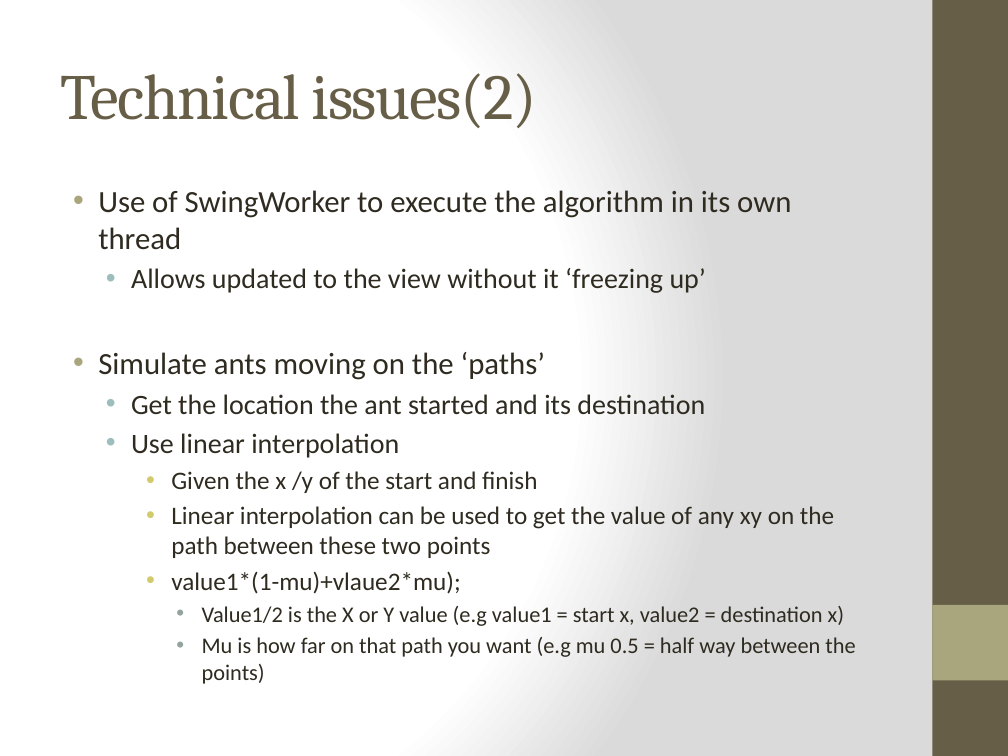
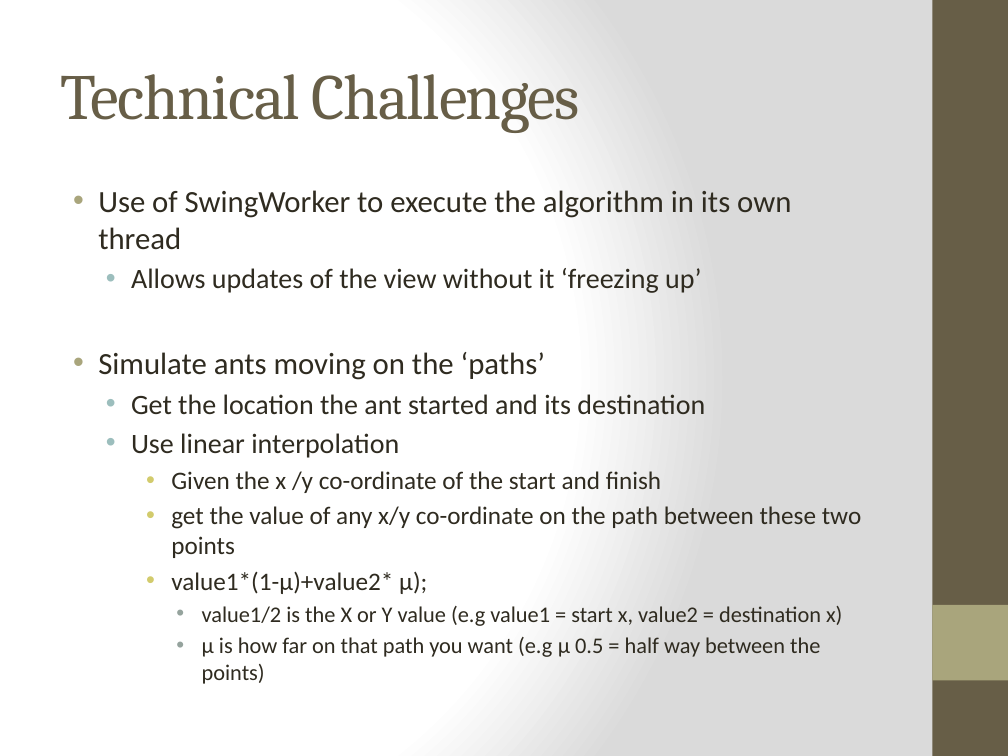
Before and after one commit to cedw93/ACO-DISS-TSP, a slide deck: slide 7 of mid term demo/ACO-mid-term-presentation.pptx. Drawn at 1008x756 pixels with LibreOffice and Linux fonts; fonts in the diff are those of the drawing. Boxes give left, top, right and bottom in pixels: in the first picture for what was removed or moved away, otherwise in the second. Text is boxed around its words. In the diff, an @@ line names an element or a change of style, - is before the commit and + after.

```diff
--- a/mid term demo/ACO-mid-term-presentation.pptx
+++ b/mid term demo/ACO-mid-term-presentation.pptx
@@ title at (60, 74, 580, 133): text changed @@
-Technical issues(2)
+Technical Challenges
@@ text at (131, 268, 701, 293): text changed @@
-  • Allows updated to the view without it ‘freezing up’
+  • Allows updates of the view without it ‘freezing up’
@@ text at (171, 471, 861, 684): text changed @@
-    • Given the x /y of the start and finish
-    • Linear interpolation can be used to get the value of any xy on the path between these two points
-    • value1*(1-mu)+vlaue2*mu);
-      • Value1/2 is the X or Y value (e.g value1 = start x, value2 = destination x)
-      • Mu is how far on that path you want (e.g mu 0.5 = half way between the points)
+    • Given the x /y co-ordinate of the start and finish
+    • get the value of any x/y co-ordinate on the path between these two points
+    • value1*(1-μ)+value2* μ);
+      • value1/2 is the X or Y value (e.g value1 = start x, value2 = destination x)
+      • μ is how far on that path you want (e.g μ 0.5 = half way between the points)
```
Also in this commit, not shown: 7 other slides changed, 1 slide removed, 1 other file.
